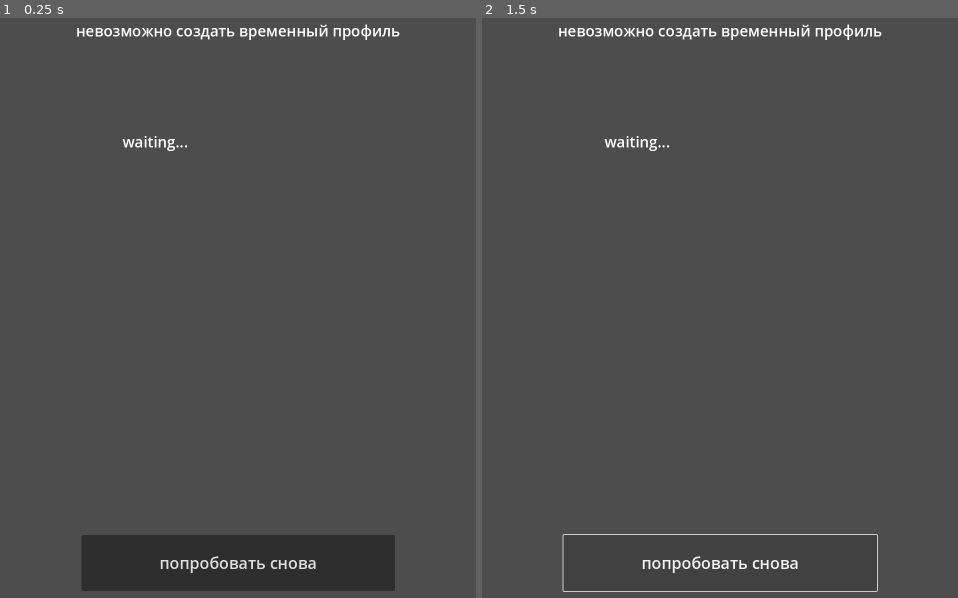
Above: before the commit, frames 1-2 (left to right).
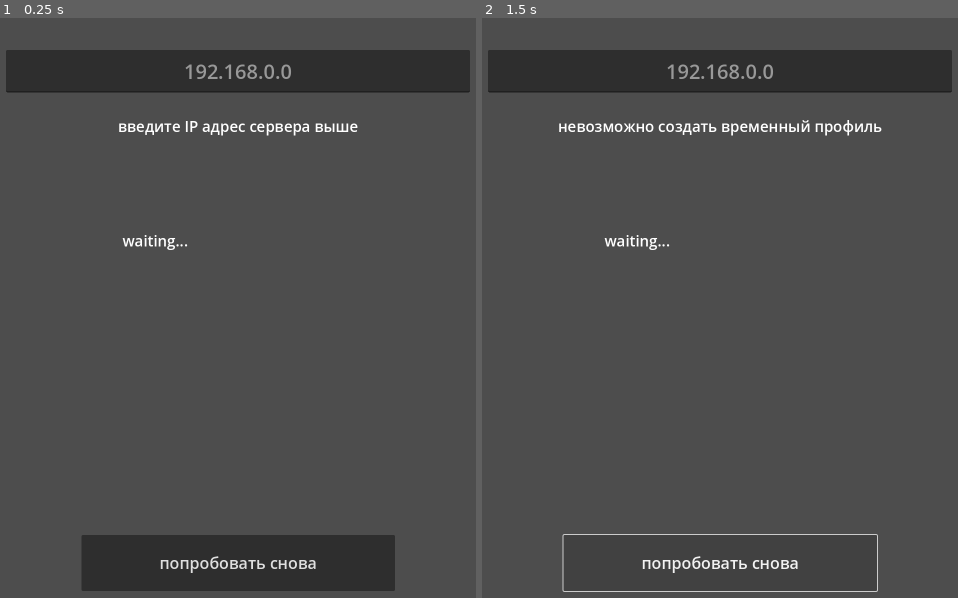
Above: after the commit, the same moments.

Repository: RullDeef/zarg
Game: Godot game, scene res://scenes/compaign/wait.tscn
Two runs of this game, one before a commit and one after it. Both use one fixed random seed, a clock stepped at 60 frames per second and the inputs below.
Inputs:
- Up to frame 1 (0.25 s): no input
- Up to frame 2 (1.5 s): click "попробовать снова" at 0.5 s; click "попробовать снова" at 1.25 s

The runs differ from the first frame. In frame 1, 8.4% of the frame differs, in the area x 1-99%, y 1-40%; in frame 2, 8.5%.

Commit message:
extract host in client

Diff:
--- a/client/project.godot
+++ b/client/project.godot
@@ -21,12 +21,8 @@
 window/size/viewport_height=2400
 window/handheld/orientation=1
 
-[input_devices]
-
-pointing/emulate_touch_from_mouse=true
-pointing/emulate_mouse_from_touch=false
-
 [rendering]
 
 renderer/rendering_method="gl_compatibility"
 renderer/rendering_method.mobile="gl_compatibility"
+textures/vram_compression/import_etc2_astc=true
--- a/client/scenes/compaign/wait.tscn
+++ b/client/scenes/compaign/wait.tscn
@@ -18,13 +18,13 @@
 anchors_preset = 5
 anchor_left = 0.5
 anchor_right = 0.5
-offset_left = -231.0
-offset_top = 222.0
-offset_right = 231.0
-offset_bottom = 267.0
+offset_left = -239.5
+offset_top = 413.0
+offset_right = 239.5
+offset_bottom = 458.0
 grow_horizontal = 2
 theme_override_font_sizes/font_size = 30
-text = "Ожидание других смельчаков"
+text = "введите IP адрес сервера выше"
 
 [node name="Button" type="Button" parent="."]
 layout_mode = 1
@@ -48,9 +48,9 @@
 anchor_left = 0.5
 anchor_right = 0.5
 offset_left = -231.0
-offset_top = 444.0
+offset_top = 642.0
 offset_right = 231.0
-offset_bottom = 889.0
+offset_bottom = 1087.0
 grow_horizontal = 2
 theme_override_font_sizes/font_size = 30
 text = "waiting..."
@@ -61,4 +61,19 @@
 [node name="NewCompaignAPI" type="Node" parent="."]
 script = ExtResource("3_6lvhk")
 
+[node name="ServerAddr" type="LineEdit" parent="."]
+layout_mode = 1
+anchors_preset = 5
+anchor_left = 0.5
+anchor_right = 0.5
+offset_left = -464.0
+offset_top = 282.0
+offset_right = 464.0
+offset_bottom = 367.0
+grow_horizontal = 2
+theme_override_font_sizes/font_size = 40
+placeholder_text = "192.168.0.0"
+alignment = 1
+
 [connection signal="pressed" from="Button" to="." method="_button_clicked"]
+[connection signal="text_changed" from="ServerAddr" to="." method="_on_server_addr_text_changed"]
--- a/client/scripts/lobby/new_compaign_api.gd
+++ b/client/scripts/lobby/new_compaign_api.gd
@@ -1,7 +1,8 @@
 class_name NewCompaignAPI
 extends Node
 
-const _websocketUrl = "ws://localhost:4667/compaigns/new"
+var serverHost: String = "localhost"
+var _websocketUrlFormat = "ws://%s:4667/compaigns/new"
 
 enum Mode { SINGLE, RANDOM, GUILD }
 
@@ -21,13 +22,16 @@
 		"anonymous": true,
 		"profile_id": profileID,
 	}
-	_client.connect_to_url(_websocketUrl)
+	_client.connect_to_url(_websocketUrlFormat % [serverHost])
 	var data = await _response_came
 	data = JSON.parse_string(data.get_string_from_utf8())
 	var response = Response.new()
 	response.compaign_id = data["compaign_id"]
 	response.players = data["players"]
 	return response
+
+func is_making_request() -> bool:
+	return _client != null
 
 func _process(_delta):
 	if _client == null:
--- a/client/scripts/lobby/profile_api.gd
+++ b/client/scripts/lobby/profile_api.gd
@@ -1,7 +1,8 @@
 class_name ProfileAPI
 extends Node
 
-const serverURL = "http://localhost:4667/profiles"
+var serverHost: String = "localhost"
+const _serverUrlFmt = "http://%s:4667/profiles"
 
 signal request_finished(PackedByteArray)
 
@@ -11,7 +12,7 @@
 	var req = HTTPRequest.new()
 	add_child(req)
 	req.connect("request_completed", _handler)
-	var err = req.request("%s/new" % [serverURL], PackedStringArray(), HTTPClient.METHOD_POST)
+	var err = req.request("%s/new" % [_serverUrlFmt % [serverHost]], PackedStringArray(), HTTPClient.METHOD_POST)
 	if err != OK:
 		push_error("failed to create request", req)
 		remove_child(req)
--- a/client/scripts/lobby/wait.gd
+++ b/client/scripts/lobby/wait.gd
@@ -2,21 +2,24 @@
 
 var profile: Profile
 
-func _ready():
-	profile = await $ProfileAPI.create_anonymous()
-	if profile == null:
-		$TopLabel.text = "невозможно создать временный профиль"
-	else:
-		attempt_connection()
-
 func _button_clicked():
 	if profile == null:
 		profile = await $ProfileAPI.create_anonymous()
-	if profile != null:
+		if profile == null:
+			$TopLabel.text = "невозможно создать временный профиль"
+	if profile != null and not $NewCompaignAPI.is_making_request():
 		attempt_connection()
 
 func attempt_connection():
 	$TopLabel.text = "Ожидание других смельчаков"
-	var data = await $NewCompaignAPI.make_anonymous_request(NewCompaignAPI.Mode.SINGLE, profile.id)
-	$TopLabel.text = "Команда подобрана!"
-	$ServerAnswer.text = JSON.stringify(data)
+	$ServerAnswer.text = "waiting..."
+	var data = await $NewCompaignAPI.make_anonymous_request(NewCompaignAPI.Mode.RANDOM, profile.id)
+	if data != null:
+		$TopLabel.text = "Команда подобрана!"
+		$ServerAnswer.text = "compaign_id: " + data.compaign_id + "\n" + \
+			("players count: %d" % [data.players.size()])
+
+
+func _on_server_addr_text_changed(new_text):
+	$NewCompaignAPI.serverHost = new_text
+	$ProfileAPI.serverHost = new_text
Not shown, added: client/export_presets.cfg
Not shown, changed: docs/.$diagrams.drawio.bkp
Not shown, changed: docs/diagrams.drawio
Not shown, changed: server/cmd/lobby/handler/new_compaign.go
Not shown, changed: server/cmd/lobby/service/participator.go
Not shown, changed: server/cmd/lobby/service/referee.go
